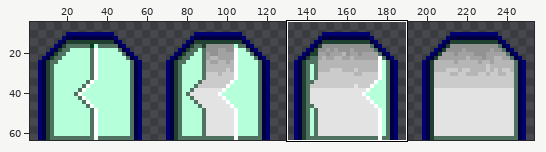
One commit to this pixel-art file: assets/door.ase. Above, an overview of the earlier version with the close-up marked.
Close-up. As it was:
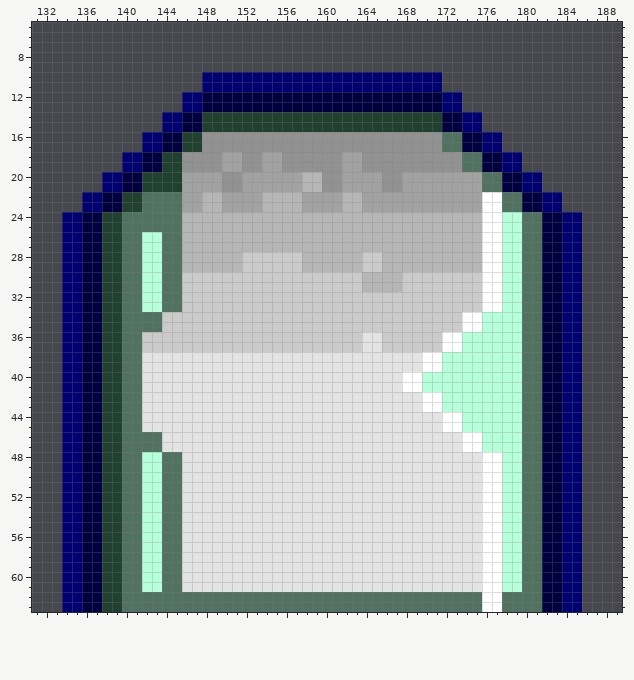
256x64 pixels, 1 frame. Shown: x 131..189, y 5..63. The old version is drawn lined up with the new one. The wide view leaves out empty margins. The commit also changed other parts of the picture, which this record leaves out.
New version:
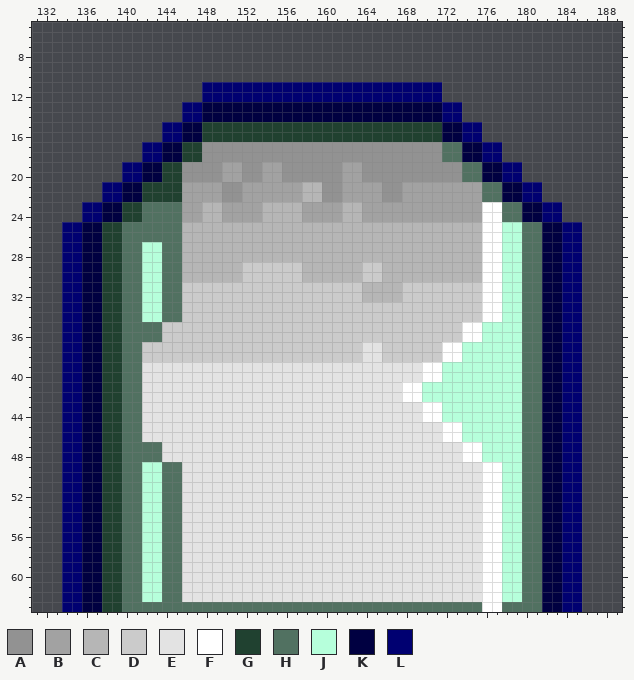
Palette (. is transparent): A #929292  B #a2a2a2  C #b6b6b6  D #cbcbcb  E #e3e3e3  F #ffffff  G #204130  H #517161  J #b6ffdb  K #000041  L #000071
The exact change:
drawings rearranged on the sheet (the old picture shows each at its new place)
Changed rows in their new state; - is an unchanged pixel.
first column x 134:
10 --------------........................--------------
12 ------------..LLLLLLLLLLLLLLLLLLLLLLLL..------------
14 ----------..LLKKKKKKKKKKKKKKKKKKKKKKKKLL..----------
16 --------..LLKKGGGGGGGGGGGGGGGGGGGGGGGGKKLL..--------
18 ------..LLKKGG--AA--AA------AA--------HHKKLL..------
20 ----..LLKK--AAAABBAA--AAAA----AA--AAAAAAHHKKLL..----
22 --..LLKKGGGG--BBAA--BBBBCCAABB--AA--------HHKKLL..--
24 ..LLKKGG----BB--BBBB----BBBB--BBBBBBBBBBBB--HHKKLL..
26 --------HH------------------------------------------
28 ------------------CCCCCC------CC--------------------
30 ------------CCCCCC------CCCCCCDD--CCCCCCCC----------
32 ------------------------------CCCC------------------
34 --------JJHH----------------------------DDFF--------
36 --------HH--------------------DD------DDFF----------
38 --------DDDDDDDDDDDDDDDDDDDDDD--DDDDDDFF------------
40 ----------------------------------EEFF--------------
42 ----------------------------------FFJJ--------------
44 ------------------------------------FFJJ------------
46 --------EE----------------------------FFJJ----------
48 --------HHEE----------------------------FFJJ--------
first column x 142:
62 JJ--EEEEEEEEEEEEEEEEEEEEEEEEEEEEEE--JJ
